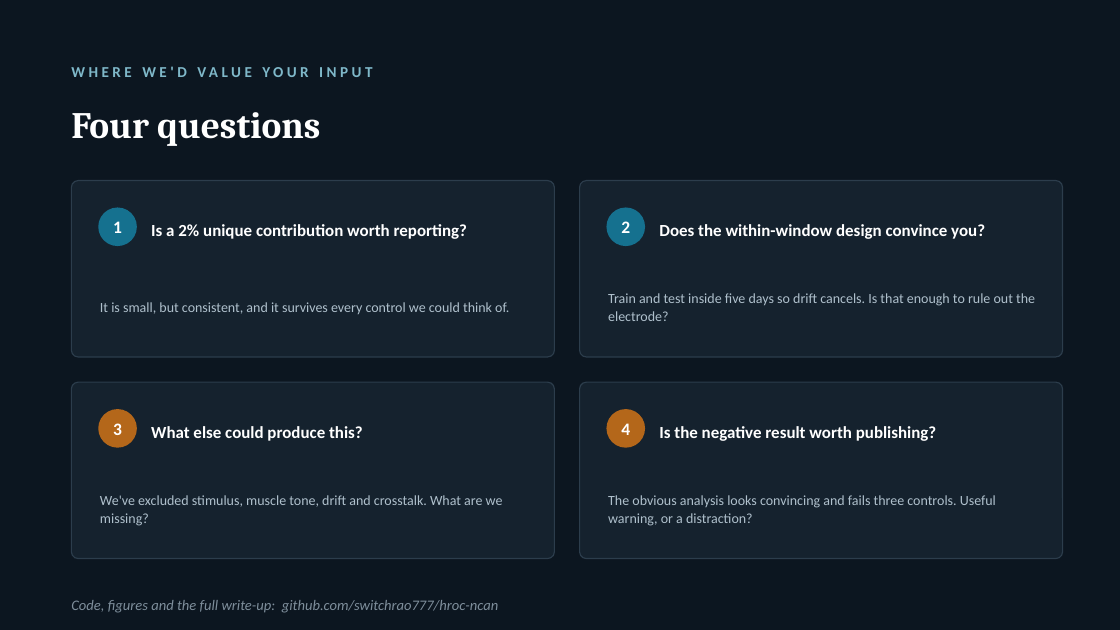
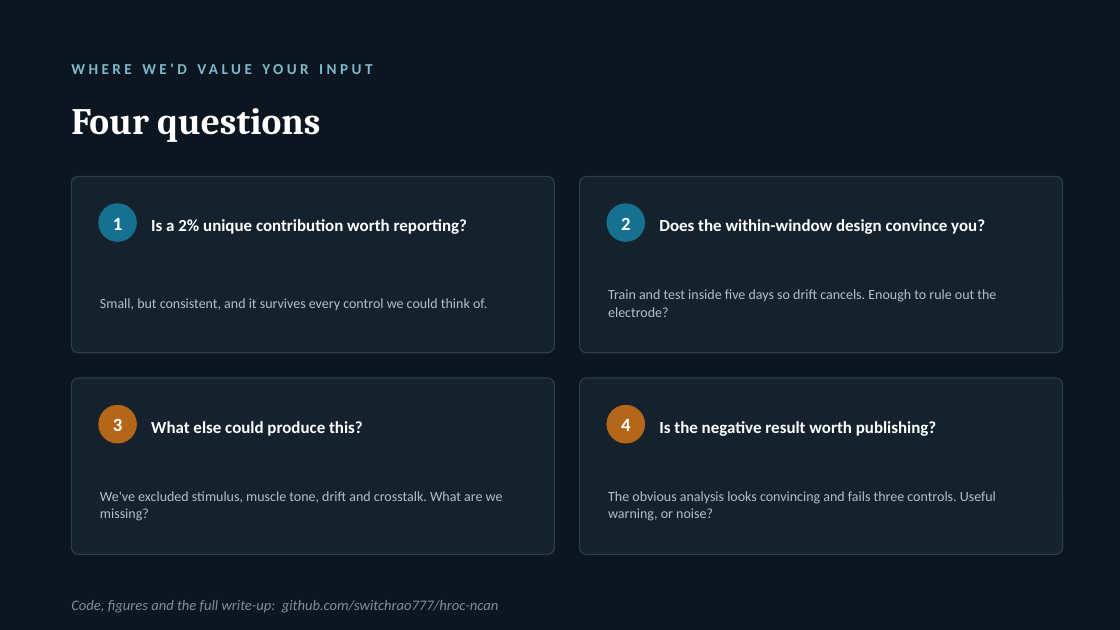
Before and after one commit to switchrao777/hroc-ncan, a slide deck: slide 27 of slides/HROC_Team_Presentation.pptx (slide 15 before the commit). Drawn at 1120x630 pixels with LibreOffice and Linux fonts; fonts in the diff are those of the drawing. Boxes give left, top, right and bottom in pixels: in the first picture for what was removed or moved away, otherwise in the second. Text is boxed around its words. In the diff, an @@ line names an element or a change of style, - is before the commit and + after.

Commit message:
Expand the NCAN group talk to a full-length session
Twenty-seven slides across five parts: the question and why a learned
representation suits it, the data and the decoding problem, how the model and
pipeline were built, the results with their controls, and where the work goes.

Adds seven purpose-drawn explanatory figures: what an autoencoder is and why the
bottleneck forces it to learn real structure, the end-to-end pipeline, the
learning-versus-electrode-drift confound, the within-window design, the shuffle
control, the tech stack and daily workflow, and the variance partition.

```diff
--- a/slides/HROC_Team_Presentation.pptx
+++ b/slides/HROC_Team_Presentation.pptx
@@ size 15 to 16 pt in 4 elements at <box>113,419,122,431</box>, <box>621,419,630,431</box>, <box>113,218,122,230</box>, <box>621,218,630,230</box> @@
@@ text at <box>100,298,487,310</box>: text changed @@
-It is small, but consistent, and it survives every control we could think of.
+Small, but consistent, and it survives every control we could think of.
@@ text at <box>608,289,996,317</box>: text changed @@
-Train and test inside five days so drift cancels. Is that enough to rule out the electrode?
+Train and test inside five days so drift cancels. Enough to rule out the electrode?
@@ 6 texts, 4 rounded rectangles, 4 ellipses: place and size @@
-6 texts, 4 rounded rectangles, 4 ellipses at <box>71,112,1063,559</box>
+6 texts, 4 rounded rectangles, 4 ellipses at <box>71,108,1063,555</box>
@@ text at <box>608,491,996,521</box>: text changed @@
-The obvious analysis looks convincing and fails three controls. Useful warning, or a distraction?
+The obvious analysis looks convincing and fails three controls. Useful warning, or noise?
```
Also in this commit, not shown: 12 other slides changed, 14 slides added, 2 slides removed, 8 other files.
